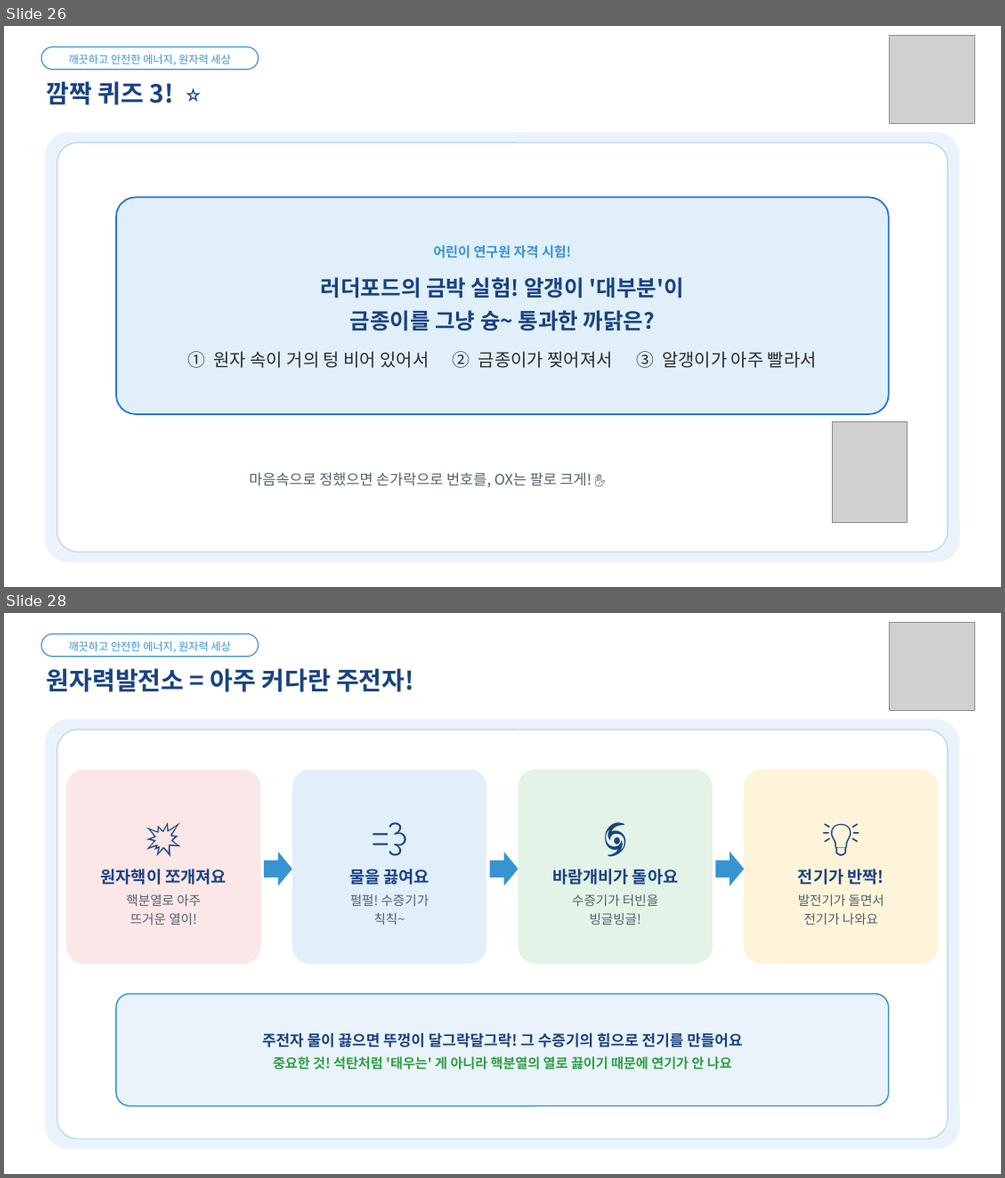
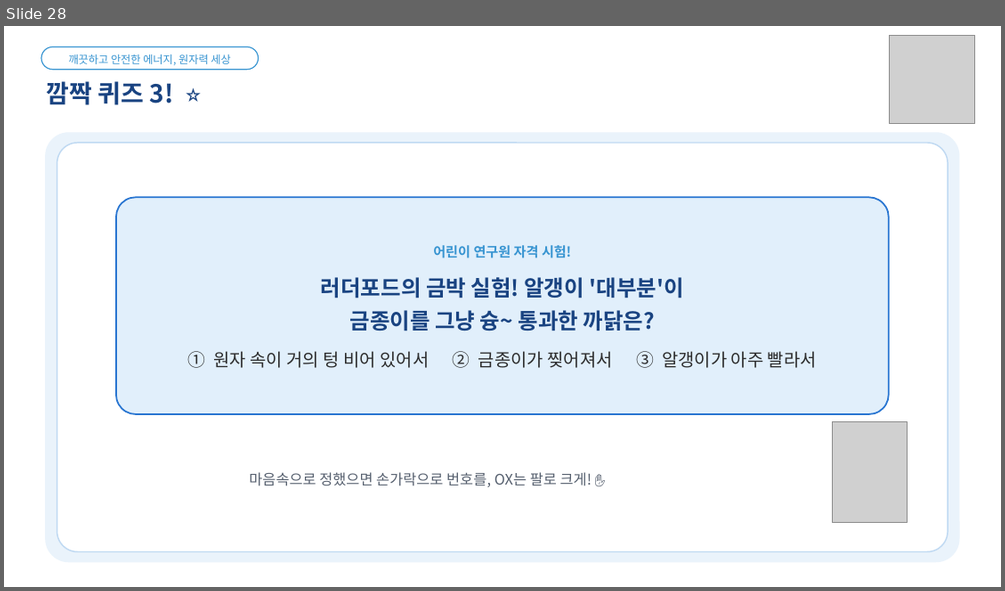
Before and after one commit to parksang-jun/ecture-materials, a slide deck: 강의자료/원자력과 탄소중립_표준양식.pptx. Shown one above the other, each under a label of ours: slides 26 and 28 before the commit, slide 28 after it; the slides between them are not shown. The pictures are 1005x1178 and 1005x591 pixels, drawn with LibreOffice and Linux fonts; fonts in the diff are those of the drawing; grey boxes stand for pictures. Boxes give left, top, right and bottom in pixels: in the first picture for what was removed or moved away, otherwise in the second. Text is boxed around its words. In the diff, an @@ line names an element or a change of style, - is before the commit and + after.

```diff
--- a/강의자료/원자력과 탄소중립_표준양식.pptx
+++ b/강의자료/원자력과 탄소중립_표준양식.pptx
@@ slide 28 removed at bbox=[4, 613, 1001, 1174], background #FFFFFF @@
@@ rounded rectangle removed at bbox=[41, 634, 259, 657] @@
-깨끗하고 안전한 에너지, 원자력 세상
@@ picture removed at bbox=[890, 622, 975, 710] @@
@@ text removed at bbox=[47, 668, 414, 692] @@
-원자력발전소 = 아주 커다란 주전자!
@@ rounded rectangle removed at bbox=[45, 719, 960, 1149] @@
@@ rounded rectangle removed at bbox=[57, 730, 947, 1139] @@
@@ rounded rectangle removed at bbox=[66, 770, 260, 964] @@
-💥
-원자핵이 쪼개져요
-핵분열로 아주
-뜨거운 열이!
@@ rounded rectangle removed at bbox=[291, 770, 486, 964] @@
-💨
-물을 끓여요
-펄펄! 수증기가
-칙칙~
@@ rounded rectangle removed at bbox=[518, 770, 713, 964] @@
-🌀
-바람개비가 돌아요
-수증기가 터빈을
-빙글빙글!
@@ rounded rectangle removed at bbox=[744, 770, 938, 964] @@
-💡
-전기가 반짝!
-발전기가 돌면서
-전기가 나와요
@@ right arrow removed at bbox=[264, 852, 292, 886] @@
@@ right arrow removed at bbox=[490, 852, 518, 886] @@
@@ right arrow removed at bbox=[716, 852, 744, 886] @@
@@ rounded rectangle removed at bbox=[116, 994, 889, 1106] @@
-주전자 물이 끓으면 뚜껑이 달그락달그락! 그 수증기의 힘으로 전기를 만들어요
-중요한 것! 석탄처럼 '태우는' 게 아니라 핵분열의 열로 끓이기 때문에 연기가 안 나요
@@ what was slide 26 is now slide 28 @@
```
Also in this commit, not shown: 18 slides changed, 8 slides added, 4 other slides removed, 1 other file.
